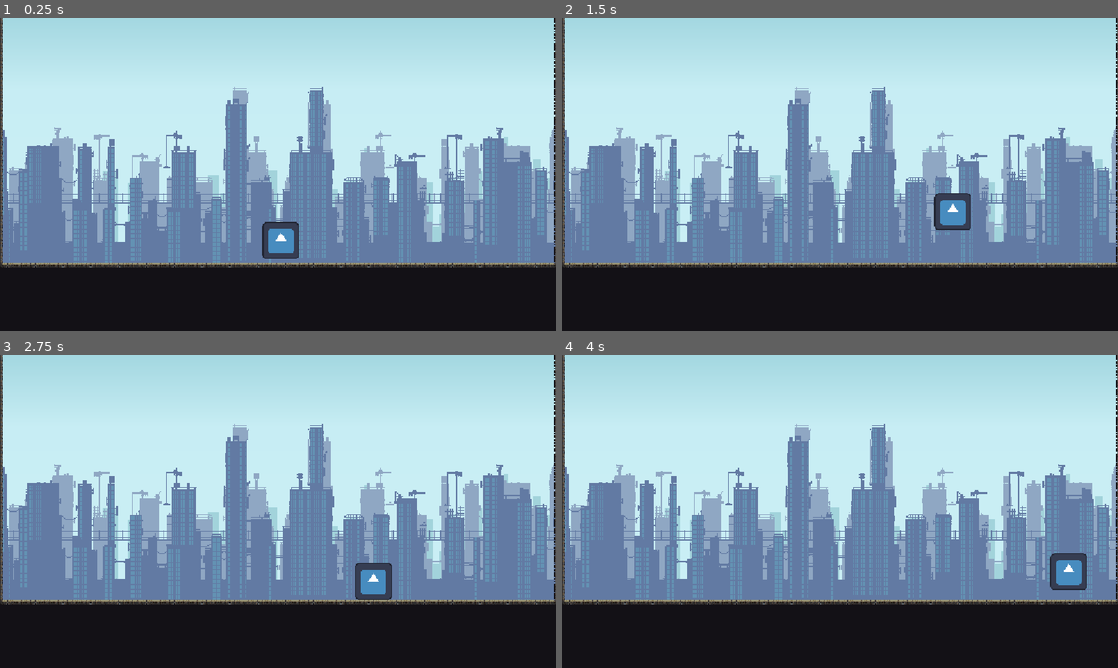
Above: before the commit, frames 1-4 (two rows, left to right).
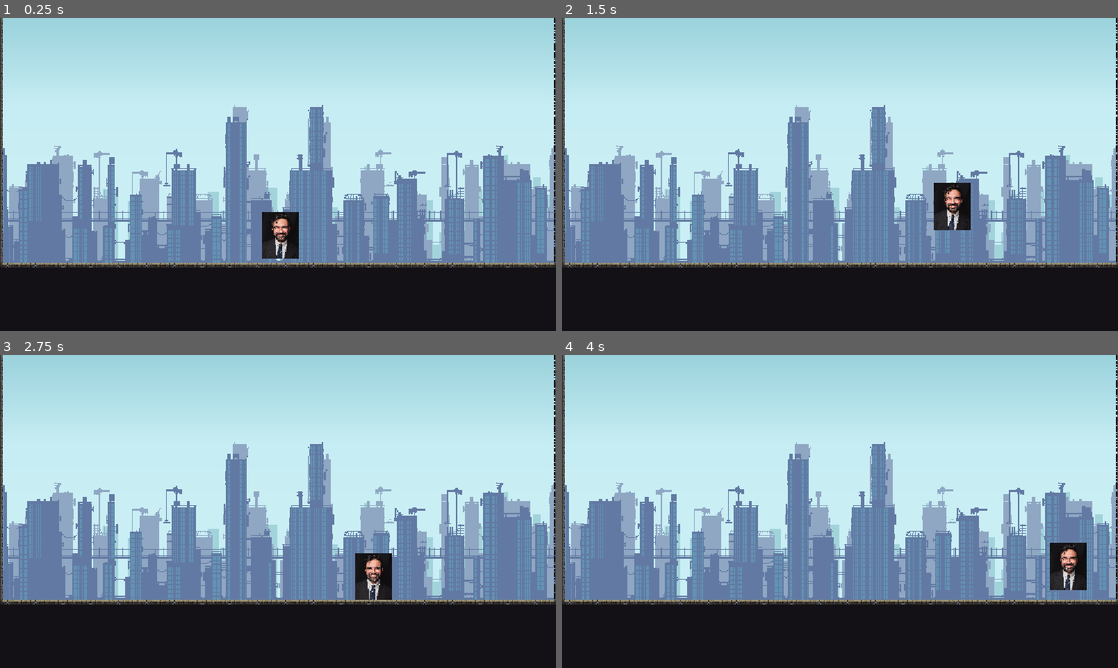
Above: after the commit, the same moments.

Repository: Yuco135/jumpstart-haven
Game: Godot game, scene res://main.tscn
The game is run twice, just before and just after one commit, with the same random seed, the same clock (stepped at 60 frames per second) and the same inputs. The engine's default icon, where the game draws it, is replaced by a stand-in: a white triangle on a blue panel in a dark square.
Inputs:
- Up to frame 1 (0.25 s): no input
- Up to frame 2 (1.5 s): hold D (Right) from 0.53 s (still down); tap W (Up) at 0.77 s
- Up to frame 3 (2.75 s): tap W (Up) at 1.52 s; release D (Right) at 2.03 s; hold A (Left) from 2.03 s (still down)
- Up to frame 4 (4 s): release A (Left) at 2.78 s; hold D (Right) from 2.78 s (still down); tap W (Up) at 3.02, 3.77 s

The runs differ from the first frame. In frame 1, 11% of the frame differs, in the area x 0-100%, y 22-80%; in frame 2, 10%; in frame 3, 11%; in frame 4, 11%.

Commit message:
ADDED MAMDANI
MAMDANIIIIIIIIIIIIIIIII

Diff:
--- a/main.tscn
+++ b/main.tscn
@@ -1,12 +1,12 @@
 [gd_scene format=4 uid="uid://bf1yjjnr2y71f"]
 
 [ext_resource type="Script" uid="uid://c6l5rttn24y0y" path="res://player.gd" id="1_h2yge"]
-[ext_resource type="Texture2D" uid="uid://vkhqbhnm7ll8" path="res://icon.svg" id="1_ig7tw"]
 [ext_resource type="Texture2D" uid="uid://cruvwmcs8jqbj" path="res://Art/GandalfHardcore city tiles 32x32.png" id="2_0xm2m"]
+[ext_resource type="Texture2D" uid="uid://bd15fyv6bpttr" path="res://Art/mamdani photo.jpg" id="2_1bvp3"]
 [ext_resource type="Texture2D" uid="uid://bb6fmajbfekp" path="res://Art/City background.png" id="4_1bvp3"]
 
 [sub_resource type="RectangleShape2D" id="RectangleShape2D_3sy6q"]
-size = Vector2(128, 129)
+size = Vector2(128, 163.5)
 
 [sub_resource type="TileSetAtlasSource" id="TileSetAtlasSource_h2yge"]
 texture = ExtResource("2_0xm2m")
@@ -332,9 +332,12 @@
 script = ExtResource("1_h2yge")
 
 [node name="Sprite2D" type="Sprite2D" parent="Player" unique_id=2114663177]
-texture = ExtResource("1_ig7tw")
+position = Vector2(2.2649765e-06, -17.499973)
+scale = Vector2(0.2700422, 0.2534992)
+texture = ExtResource("2_1bvp3")
 
 [node name="CollisionShape2D" type="CollisionShape2D" parent="Player" unique_id=479199082]
+position = Vector2(0, -17.25)
 shape = SubResource("RectangleShape2D_3sy6q")
 
 [node name="TileMapLayer" type="TileMapLayer" parent="." unique_id=963383636]
@@ -347,6 +350,6 @@
 
 [node name="City Background" type="Sprite2D" parent="." unique_id=1919417943]
 z_index = -10
-position = Vector2(-9.000003, 111.15627)
+position = Vector2(-9, 172)
 scale = Vector2(1.8867188, 3.156973)
 texture = ExtResource("4_1bvp3")
Binary file added: Art/mamdani photo.jpg
Not shown, added: Art/mamdani photo.jpg.import
